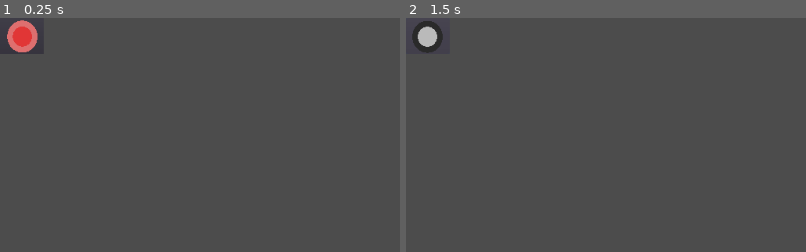
Above: before the commit, frames 1-2 (left to right).
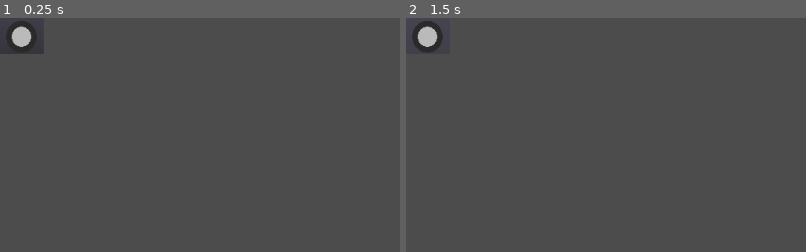
Above: after the commit, the same moments.

Repository: Boyquotes/Logic_Gates
Game: Godot game, scene res://plug.tscn
Same seed, same stepped clock (60 frames per second), same inputs: the game is played once before the commit and once after it.
Inputs (mouse positions are % of the whole screen's width and height, from its top left):
- Up to frame 1 (0.25 s): no input
- Up to frame 2 (1.5 s): click (3, 4) at 0.5 s; click (3, 4) at 1.25 s
The pictures show only the part of the screen within x 0-50%, y 0-50%; the shares and areas given below are measured in that part.

The runs differ from the first frame. In frame 1, 0.9% of the frame differs, in the area x 1-10%, y 0-15%; in frame 2, nothing differs.

Commit message:
spremenu sliko pluga

Diff:
--- a/plug.gd
+++ b/plug.gd
@@ -2,18 +2,13 @@
 
 var icon_on = preload("res://plug_on.svg")
 var icon_off = preload("res://plug_off.svg")
-var on = true
+var on = false
 var pos = null
 var selected = false
 
 var lead = null
 var hovered = false
 var p = false
-
-func _process(delta):
-	pass
-
-
 
 func _on_plug_button_down():
 	pos = get_viewport().get_mouse_position()
--- a/plug.tscn
+++ b/plug.tscn
@@ -1,6 +1,6 @@
 [gd_scene load_steps=3 format=2]
 
-[ext_resource path="res://plug_on.svg" type="Texture" id=1]
+[ext_resource path="res://plug_off.svg" type="Texture" id=1]
 [ext_resource path="res://plug.gd" type="Script" id=2]
 
 [node name="plug" type="Button"]
